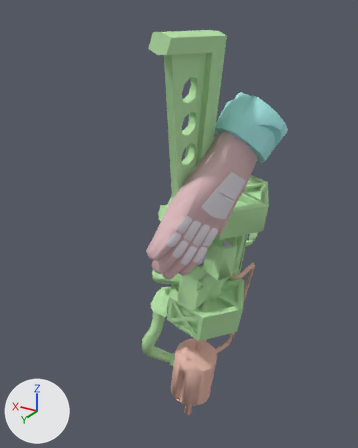
The Blender file models/BlenderFiles/gauss.blend, before and after one commit.
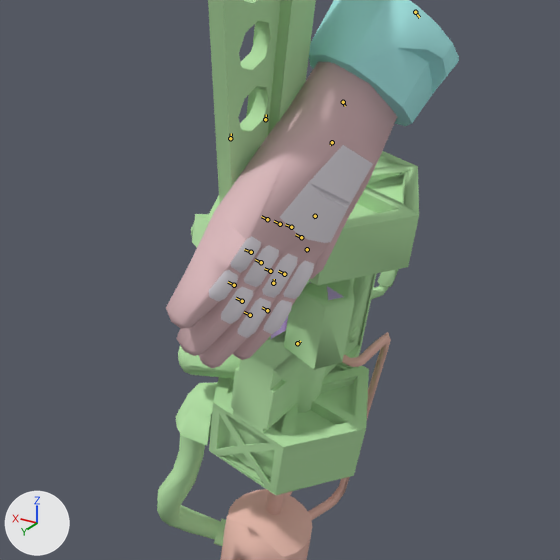
Each version is shown whole from a 50 mm camera at (-10.4, 30.4, 12.5) aimed at (6.9, 1.6, -1.9), then close up on the part from 18% to 94% of the width and 23% to 83% of the height. The lights are fixed; the arrows at lower left show +X, +Y and +Z. Both versions are drawn at frame 0 of the action 'draw'; the numbers are the values there. The bones that bend it are drawn over the model as lines in the close-ups.

Names of what the first close-up shows: 'v_gauss_reference', 'v_gauss_v_gordon_hands_reference'.
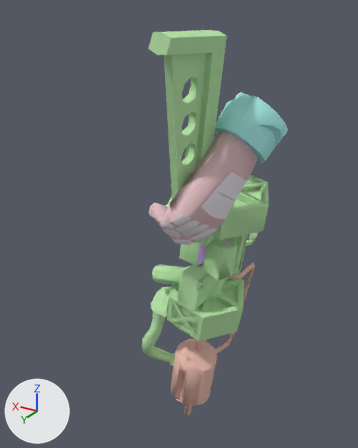
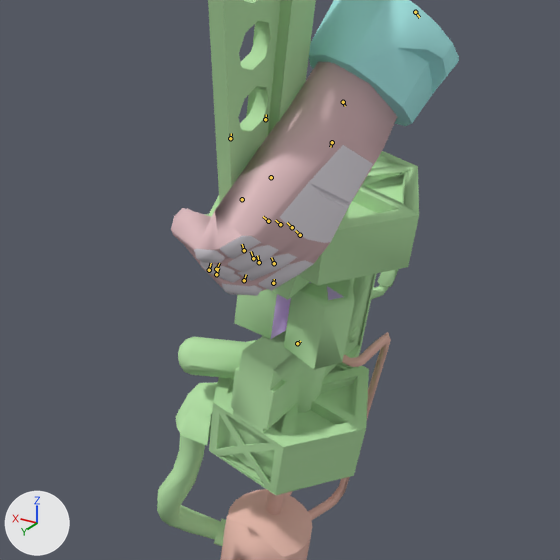
Commit message: updated gauss blend
forgot to key-frame pose into draw

Diff of the bpy script that builds the scene:
```diff
--- a/models/BlenderFiles/gauss.blend.py
+++ b/models/BlenderFiles/gauss.blend.py
@@ bone_bip01_r_finger0 @@
 bone_bip01_r_finger0 = bpy.data.objects['v_gauss.qc_skeleton'].pose.bones['Bip01 R Finger0']  # child of 'Bip01 R Hand'
-bone_bip01_r_finger0.rotation_euler = (0.0, 0.0, 0.0)  # degrees (0, 0, 0)
+bone_bip01_r_finger0.rotation_euler = (0.419, -0.663, -0.349)  # degrees (24, -38, -20)
@@ bone_bip01_r_finger01 @@
 bone_bip01_r_finger01 = bpy.data.objects['v_gauss.qc_skeleton'].pose.bones['Bip01 R Finger01']  # child of 'Bip01 R Finger0'
-bone_bip01_r_finger01.rotation_euler = (0.0, 0.0, 0.0)  # degrees (0, 0, 0)
+bone_bip01_r_finger01.rotation_euler = (-0.384, -0.0524, 0.297)  # degrees (-22, -3, 17)
@@ bone_bip01_r_finger1 @@
 bone_bip01_r_finger1 = bpy.data.objects['v_gauss.qc_skeleton'].pose.bones['Bip01 R Finger1']  # child of 'Bip01 R Hand'
-bone_bip01_r_finger1.location = (0.0, 0.0, 0.0)
-bone_bip01_r_finger1.rotation_euler = (0.0, 0.0, 0.0)  # degrees (0, 0, 0)
+bone_bip01_r_finger1.location = (-0.04, 0.06, 0.0)
+bone_bip01_r_finger1.rotation_euler = (-0.0349, -0.0175, 0.314)  # degrees (-2, -1, 18)
@@ bone_bip01_r_finger11 @@
 bone_bip01_r_finger11 = bpy.data.objects['v_gauss.qc_skeleton'].pose.bones['Bip01 R Finger11']  # child of 'Bip01 R Finger1'
-bone_bip01_r_finger11.location = (0.0, 0.0, 0.0)
-bone_bip01_r_finger11.rotation_euler = (0.0, 0.0, 0.0)  # degrees (0, 0, 0)
+bone_bip01_r_finger11.location = (-0.04, 0.03, 0.0)
+bone_bip01_r_finger11.rotation_euler = (-0.0698, -0.0349, 0.419)  # degrees (-4, -2, 24)
@@ bone_bip01_r_finger12 @@
 bone_bip01_r_finger12 = bpy.data.objects['v_gauss.qc_skeleton'].pose.bones['Bip01 R Finger12']  # child of 'Bip01 R Finger11'
-bone_bip01_r_finger12.location = (0.0, 0.0, 0.0)
-bone_bip01_r_finger12.rotation_euler = (0.0, 0.0, 0.0)  # degrees (0, 0, 0)
+bone_bip01_r_finger12.location = (-0.11, -0.08, 0.0)
+bone_bip01_r_finger12.rotation_euler = (-0.0873, -0.0349, 0.75)  # degrees (-5, -2, 43)
@@ bone_bip01_r_finger2 @@
 bone_bip01_r_finger2 = bpy.data.objects['v_gauss.qc_skeleton'].pose.bones['Bip01 R Finger2']  # child of 'Bip01 R Hand'
-bone_bip01_r_finger2.location = (0.0, 0.0, 0.0)
-bone_bip01_r_finger2.rotation_euler = (0.0, 0.0, 0.0)  # degrees (0, 0, 0)
+bone_bip01_r_finger2.location = (0.0, -0.01, 0.0)
+bone_bip01_r_finger2.rotation_euler = (-0.0698, -0.0175, 0.314)  # degrees (-4, -1, 18)
@@ bone_bip01_r_finger21 @@
 bone_bip01_r_finger21 = bpy.data.objects['v_gauss.qc_skeleton'].pose.bones['Bip01 R Finger21']  # child of 'Bip01 R Finger2'
-bone_bip01_r_finger21.location = (0.0, 0.0, 0.0)
-bone_bip01_r_finger21.rotation_euler = (0.0, 0.0, 0.0)  # degrees (0, 0, 0)
+bone_bip01_r_finger21.location = (-0.01, 0.04, 0.0)
+bone_bip01_r_finger21.rotation_euler = (-0.122, -0.0175, 0.576)  # degrees (-7, -1, 33)
@@ bone_bip01_r_finger22 @@
 bone_bip01_r_finger22 = bpy.data.objects['v_gauss.qc_skeleton'].pose.bones['Bip01 R Finger22']  # child of 'Bip01 R Finger21'
-bone_bip01_r_finger22.location = (0.0, 0.0, 0.0)
-bone_bip01_r_finger22.rotation_euler = (0.0, 0.0, 0.0)  # degrees (0, 0, 0)
+bone_bip01_r_finger22.location = (-0.06, 0.14, 0.03)
+bone_bip01_r_finger22.rotation_euler = (0.122, -0.14, 0.663)  # degrees (7, -8, 38)
@@ bone_bip01_r_finger3 @@
 bone_bip01_r_finger3 = bpy.data.objects['v_gauss.qc_skeleton'].pose.bones['Bip01 R Finger3']  # child of 'Bip01 R Hand'
-bone_bip01_r_finger3.location = (0.0, 0.0, 0.0)
-bone_bip01_r_finger3.rotation_euler = (0.0, 0.0, 0.0)  # degrees (0, 0, 0)
+bone_bip01_r_finger3.location = (0.01, -0.02, 0.0)
+bone_bip01_r_finger3.rotation_euler = (-0.0698, 0.0, 0.244)  # degrees (-4, 0, 14)
@@ bone_bip01_r_finger31 @@
 bone_bip01_r_finger31 = bpy.data.objects['v_gauss.qc_skeleton'].pose.bones['Bip01 R Finger31']  # child of 'Bip01 R Finger3'
-bone_bip01_r_finger31.location = (0.0, 0.0, 0.0)
-bone_bip01_r_finger31.rotation_euler = (0.0, 0.0, 0.0)  # degrees (0, 0, 0)
+bone_bip01_r_finger31.location = (0.01, -0.01, 0.0)
+bone_bip01_r_finger31.rotation_euler = (-0.105, -0.14, 0.506)  # degrees (-6, -8, 29)
@@ bone_bip01_r_finger32 @@
 bone_bip01_r_finger32 = bpy.data.objects['v_gauss.qc_skeleton'].pose.bones['Bip01 R Finger32']  # child of 'Bip01 R Finger31'
-bone_bip01_r_finger32.location = (0.0, 0.0, 0.0)
-bone_bip01_r_finger32.rotation_euler = (0.0, 0.0, 0.0)  # degrees (0, 0, 0)
+bone_bip01_r_finger32.location = (0.04, 0.03, 0.01)
+bone_bip01_r_finger32.rotation_euler = (-0.175, -0.0698, 0.803)  # degrees (-10, -4, 46)
@@ bone_bip01_r_finger4 @@
 bone_bip01_r_finger4 = bpy.data.objects['v_gauss.qc_skeleton'].pose.bones['Bip01 R Finger4']  # child of 'Bip01 R Hand'
-bone_bip01_r_finger4.location = (0.0, 0.0, 0.0)
-bone_bip01_r_finger4.rotation_euler = (0.0, 0.0, 0.0)  # degrees (0, 0, 0)
+bone_bip01_r_finger4.location = (0.03, -0.03, 0.01)
+bone_bip01_r_finger4.rotation_euler = (-0.105, 0.0175, 0.262)  # degrees (-6, 1, 15)
@@ bone_bip01_r_finger41 @@
 bone_bip01_r_finger41 = bpy.data.objects['v_gauss.qc_skeleton'].pose.bones['Bip01 R Finger41']  # child of 'Bip01 R Finger4'
-bone_bip01_r_finger41.location = (0.0, 0.0, 0.0)
-bone_bip01_r_finger41.rotation_euler = (0.0, 0.0, 0.0)  # degrees (0, 0, 0)
+bone_bip01_r_finger41.location = (0.03, -0.05, 0.01)
+bone_bip01_r_finger41.rotation_euler = (-0.105, -0.0698, 0.454)  # degrees (-6, -4, 26)
@@ bone_bip01_r_finger42 @@
 bone_bip01_r_finger42 = bpy.data.objects['v_gauss.qc_skeleton'].pose.bones['Bip01 R Finger42']  # child of 'Bip01 R Finger41'
-bone_bip01_r_finger42.location = (0.0, 0.0, 0.0)
-bone_bip01_r_finger42.rotation_euler = (0.0, 0.0, 0.0)  # degrees (0, 0, 0)
+bone_bip01_r_finger42.location = (0.13, -0.09, 0.03)
+bone_bip01_r_finger42.rotation_euler = (-0.209, -0.0175, 0.646)  # degrees (-12, -1, 37)
```

Location of each change, [x1, y1, x2, y2] in pixels of the close-ups (560 x 560 px):
'v_gauss_v_gordon_hands_reference', posed: before [166, 0, 459, 368]; after [171, 0, 459, 296]
bone 'Bip01 R Finger0', root to tip: before (332, 142) to (330, 145); after (332, 142) to (330, 147)
bone 'Bip01 R Finger01', root to tip: before (315, 216) to (313, 218); after (271, 177) to (272, 179)
bone 'Bip01 R Finger1', root to tip: before (301, 237) to (295, 234); after (300, 235) to (295, 230)
bone 'Bip01 R Finger11', root to tip: before (284, 274) to (278, 271); after (274, 263) to (271, 257)
bone 'Bip01 R Finger12', root to tip: before (267, 310) to (262, 307); after (244, 280) to (246, 274)
bone 'Bip01 R Finger2', root to tip: before (291, 227) to (285, 224); after (292, 227) to (287, 222)
bone 'Bip01 R Finger21', root to tip: before (270, 271) to (264, 268); after (259, 262) to (257, 255)
bone 'Bip01 R Finger22', root to tip: before (250, 315) to (244, 312); after (216, 269) to (219, 263)
bone 'Bip01 R Finger3', root to tip: before (280, 224) to (274, 221); after (280, 224) to (275, 220)
bone 'Bip01 R Finger31', root to tip: before (261, 262) to (255, 259); after (253, 258) to (251, 251)
bone 'Bip01 R Finger32', root to tip: before (242, 301) to (236, 298); after (216, 274) to (218, 268)
bone 'Bip01 R Finger4', root to tip: before (267, 219) to (261, 216); after (268, 221) to (263, 216)
bone 'Bip01 R Finger41', root to tip: before (251, 252) to (244, 249); after (244, 250) to (242, 244)
bone 'Bip01 R Finger42', root to tip: before (234, 285) to (228, 282); after (209, 270) to (211, 263)
